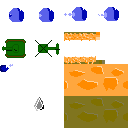
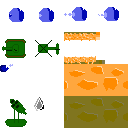
Before/after of a w=128, h=128 layered artwork. What changed in the layer stack:
painted on "Background" over [5, 99, 27, 127]
